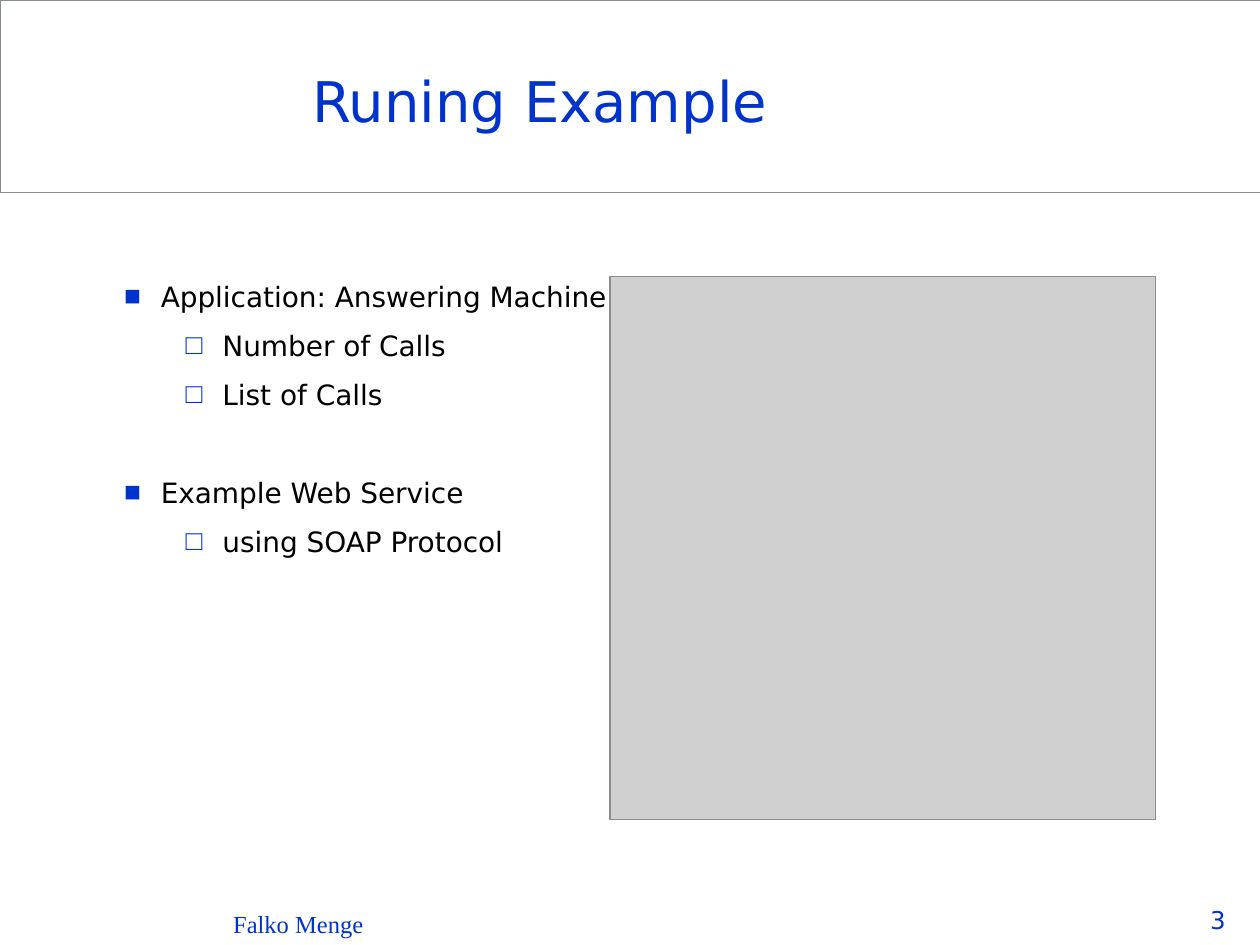
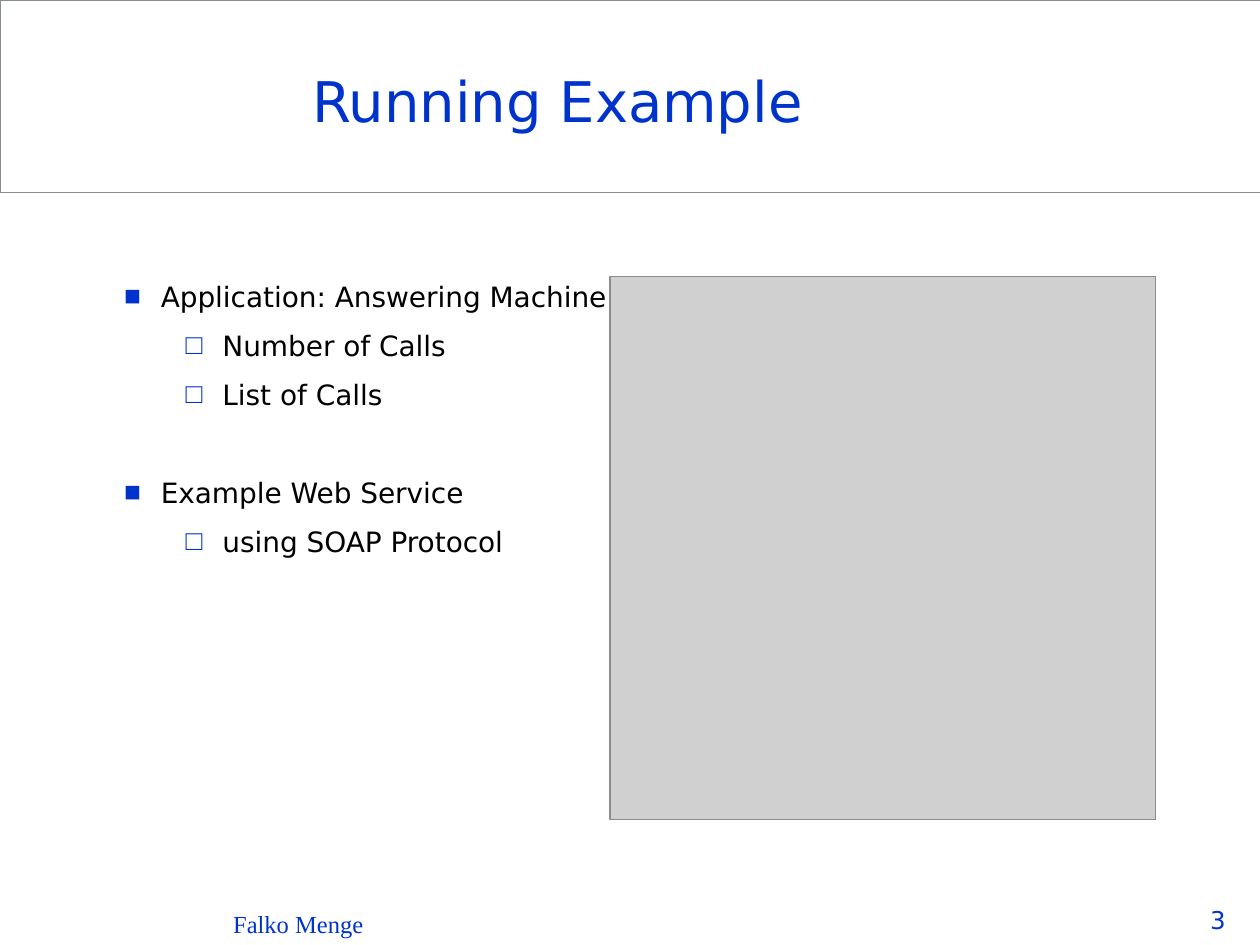
Before and after one commit to Seb35/InstantSVC, a slide deck: slide 3 of doc/presentations/InstantSVC - The PHP Web Service Builder.ppt. Drawn at 1260x945 pixels with LibreOffice and Linux fonts; fonts in the diff are those of the drawing; grey boxes stand for pictures; background and template pictures are left out. Boxes give left, top, right and bottom in pixels: in the first picture for what was removed or moved away, otherwise in the second. Text is boxed around its words. In the diff, an @@ line names an element or a change of style, - is before the commit and + after.

```diff
--- a/doc/presentations/InstantSVC - The PHP Web Service Builder.ppt
+++ b/doc/presentations/InstantSVC - The PHP Web Service Builder.ppt
@@ title at [313,79,803,134]: text changed @@
-Runing Example
+Running Example
```
Also in this commit, not shown: 21 other slides changed, 8 slides added.
